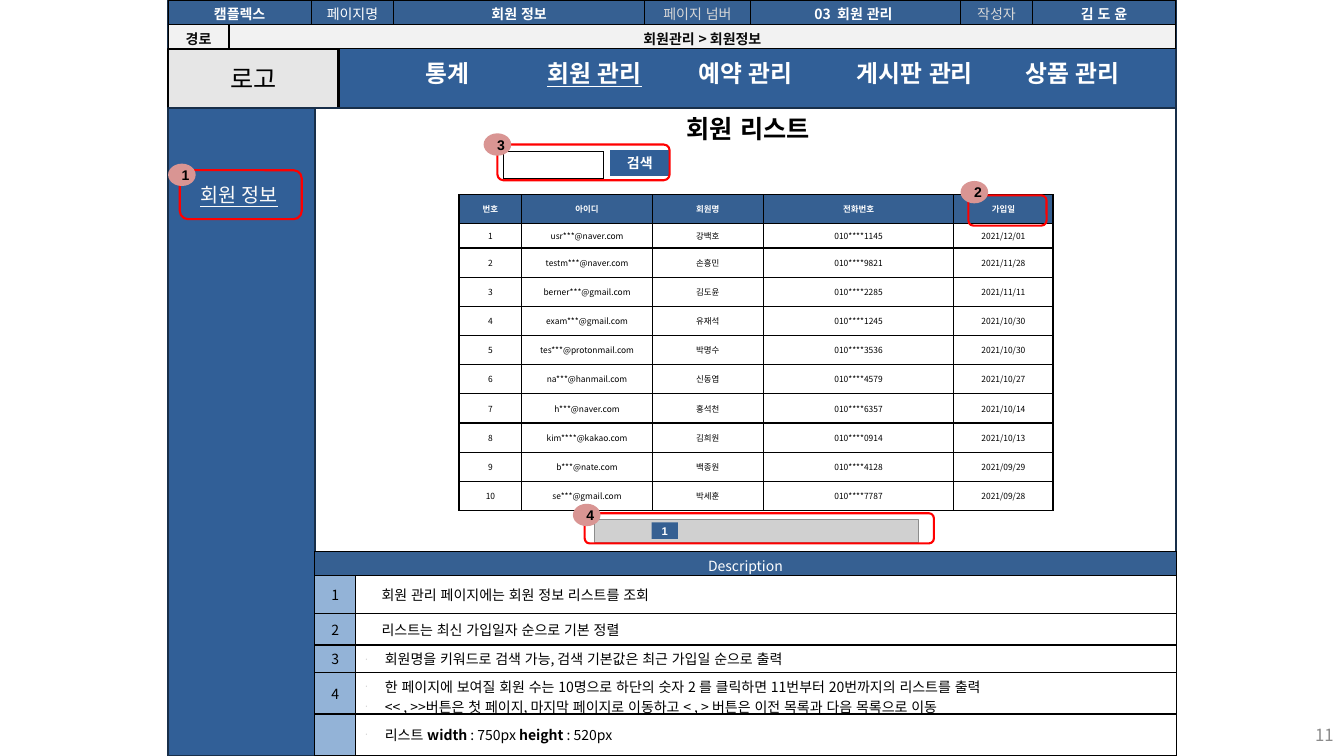
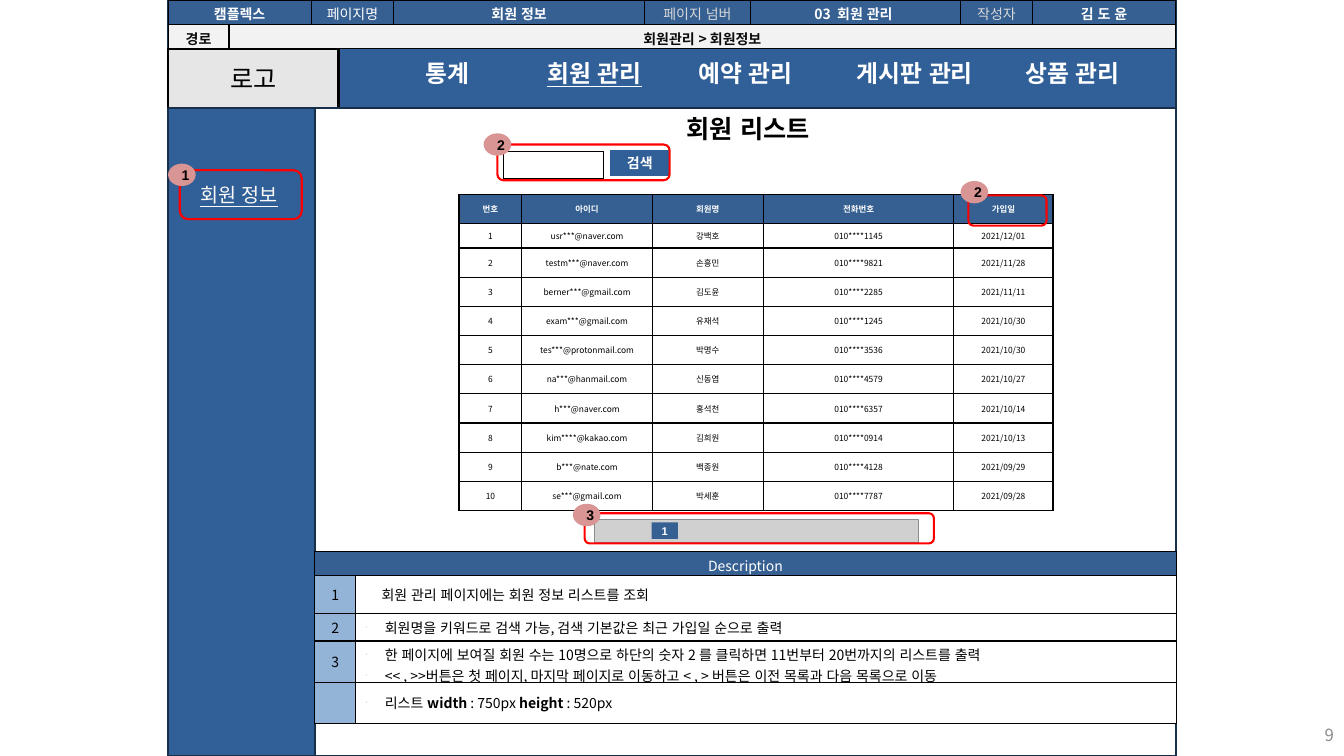
Before and after one commit to seoulsudal/CamFlexProject, a slide deck: slide 9 of 프로젝트 산출물/9. 스토리보드/캠플렉스 관리자_스토리보드.pptx (slide 11 before the commit). Drawn at 1344x756 pixels with LibreOffice and Linux fonts; fonts in the diff are those of the drawing; grey boxes stand for pictures. Boxes give left, top, right and bottom in pixels: in the first picture for what was removed or moved away, otherwise in the second. Text is boxed around its words. In the diff, an @@ line names an element or a change of style, - is before the commit and + after.

Commit message:
산출물 5~11까지 작성 완료, 체크리스트 작성중..

```diff
--- a/프로젝트 산출물/9. 스토리보드/캠플렉스 관리자_스토리보드.pptx
+++ b/프로젝트 산출물/9. 스토리보드/캠플렉스 관리자_스토리보드.pptx
@@ text in ellipse at (497,140,505,150): text changed @@
-3
+2
@@ text in ellipse at (586,510,594,520): text changed @@
-4
+3
@@ table at (315,552,1177,723) @@
-row 3: 2 | 리스트는 최신 가입일자 순으로 기본 정렬
-row 4: 3 | 회원명을 키워드로 검색 가능, 검색 기본값은 최근 가입일 순으로 출력
-row 5: 4 | 한 페이지에 보여질 회원 수는 10명으로 하단의 숫자 2 를 클릭하면 11번부터 20번까지의 리스트를 출력 / << , >>버튼은 첫 페이지, 마지막 페이지로 이동하고 < , > 버튼은 이전 목록과 다음 목록으로 이동
+row 3: 2 | 회원명을 키워드로 검색 가능, 검색 기본값은 최근 가입일 순으로 출력
+row 4: 3 | 한 페이지에 보여질 회원 수는 10명으로 하단의 숫자 2 를 클릭하면 11번부터 20번까지의 리스트를 출력 / << , >>버튼은 첫 페이지, 마지막 페이지로 이동하고 < , > 버튼은 이전 목록과 다음 목록으로 이동
@@ page number at (1325,728,1334,741): text changed @@
-11
+9
```
Also in this commit, not shown: 9 other slides changed, 2 slides removed, 22 other files.
